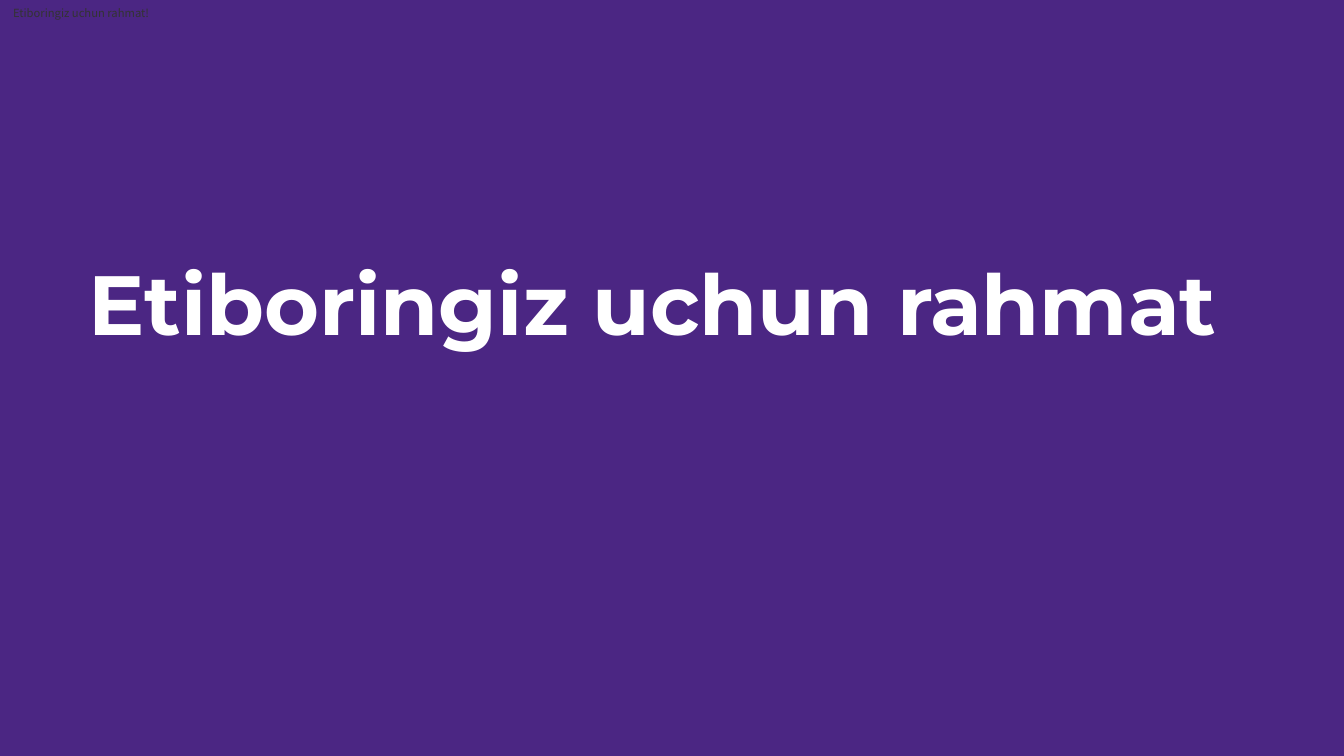
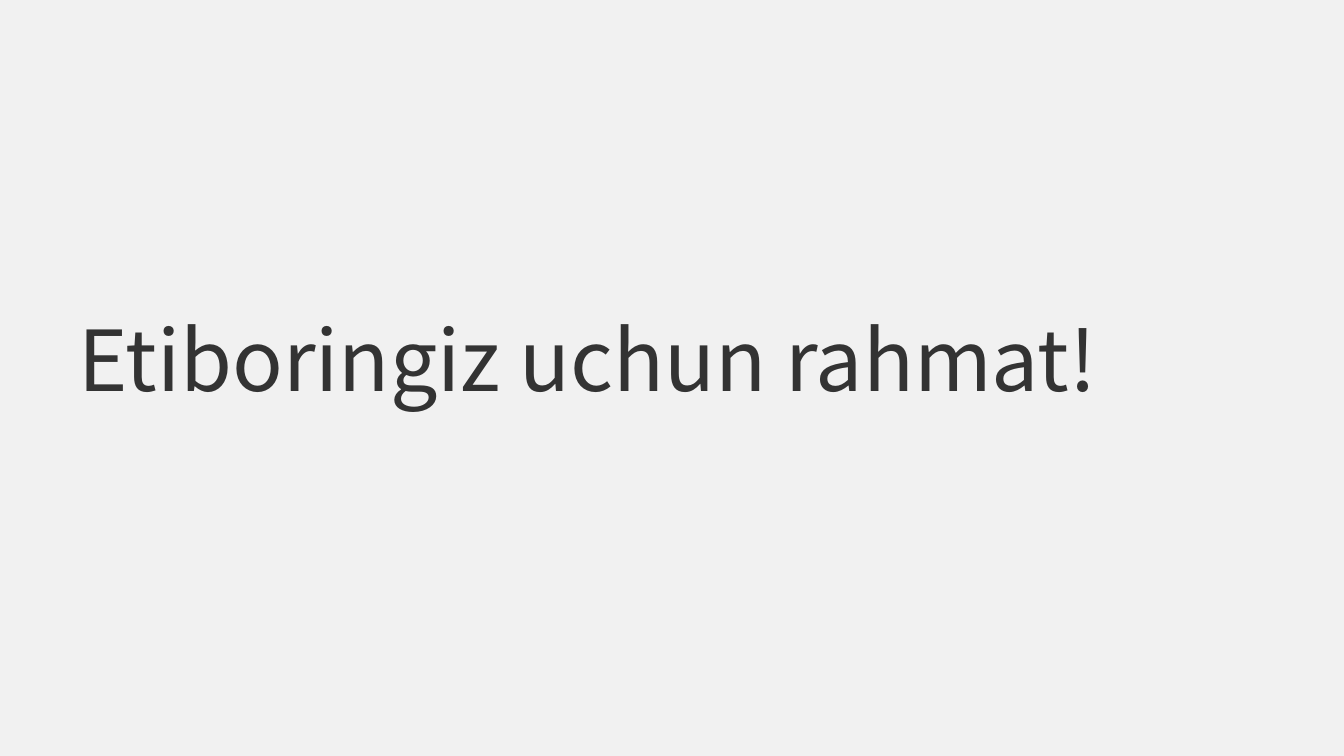
Before and after one commit to Azizjon003/pikachu, a slide deck: slide 10 of azimut.pptx. Drawn at 1344x756 pixels with LibreOffice and Linux fonts; fonts in the diff are those of the drawing; background and template pictures are left out. Boxes give left, top, right and bottom in pixels: in the first picture for what was removed or moved away, otherwise in the second. Text is boxed around its words. In the diff, an @@ line names an element or a change of style, - is before the commit and + after.

```diff
--- a/azimut.pptx
+++ b/azimut.pptx
@@ background #4B2683 to picture (left out) @@
@@ text at (78,324,1096,412): text changed; font Montserrat to Noto Sans CJK SC; text colour #FFFFFF to #333333; bold off @@
-Etiboringiz uchun rahmat
+Etiboringiz uchun rahmat!
```
Also in this commit, not shown: 9 slides added, 9 slides removed, 58 other files.
